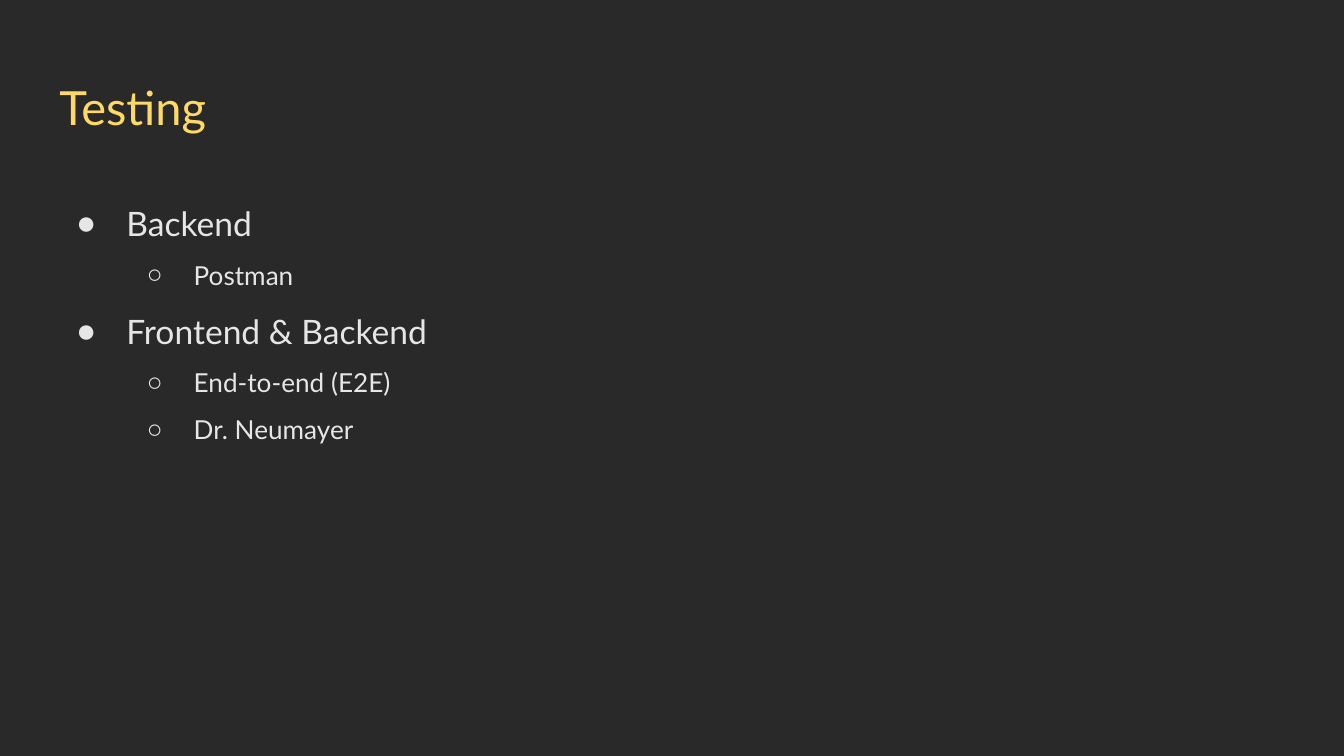
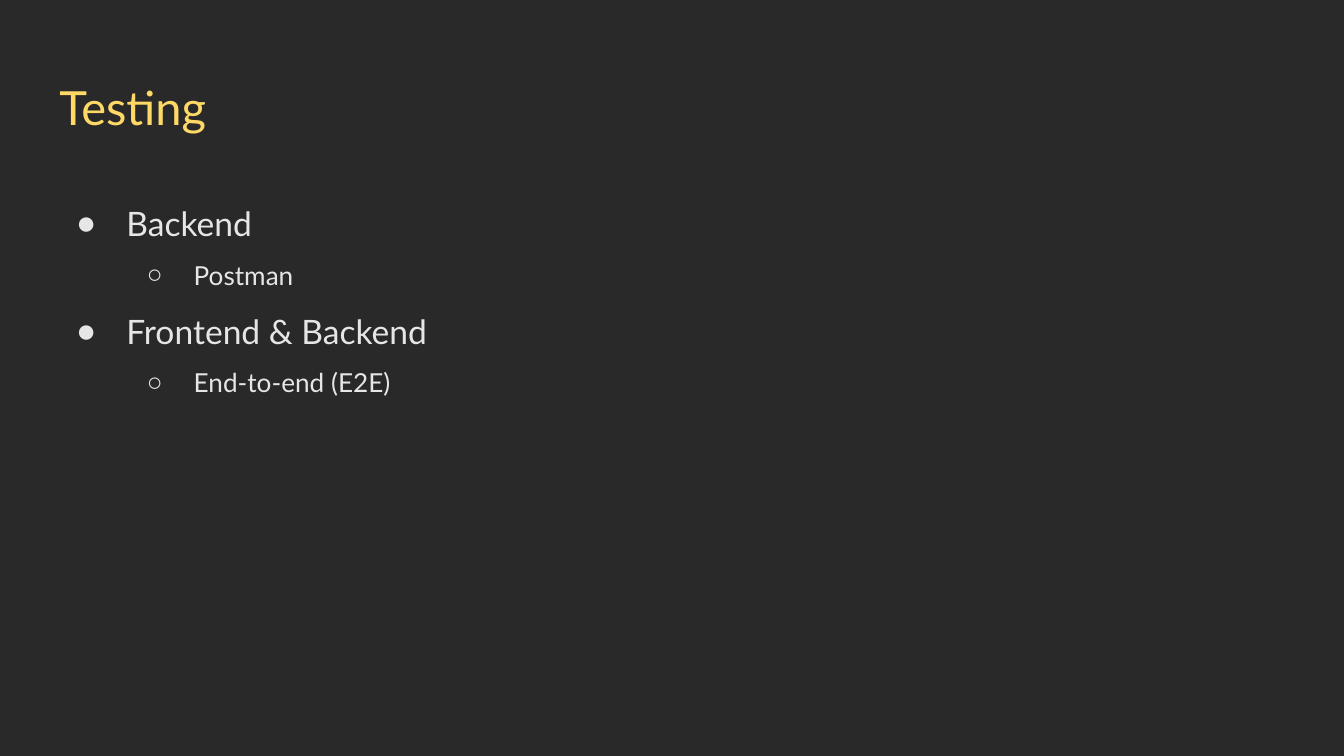
Before and after one commit to legooz/bitcoin-double-spend-website, a slide deck: slide 30 of docs/capstone/presentations/DesignPres.pptx. Drawn at 1344x756 pixels with LibreOffice and Linux fonts; fonts in the diff are those of the drawing. Boxes give left, top, right and bottom in pixels: in the first picture for what was removed or moved away, otherwise in the second. Text is boxed around its words. In the diff, an @@ line names an element or a change of style, - is before the commit and + after.

```diff
--- a/docs/capstone/presentations/DesignPres.pptx
+++ b/docs/capstone/presentations/DesignPres.pptx
@@ text at <box>194,420,354,444</box>: paragraph removed @@
-  ○ Dr. Neumayer
```
Also in this commit, not shown: 2 other slides changed, 1 slide removed, 18 other files.
